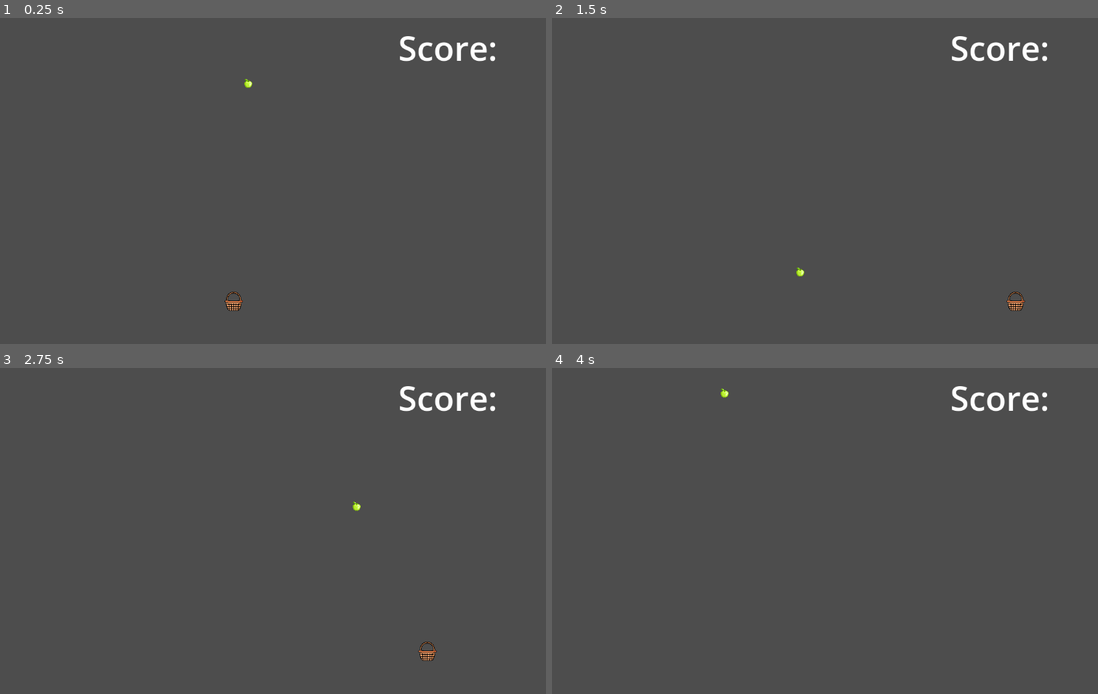
Above: before the commit, frames 1-4 (two rows, left to right).
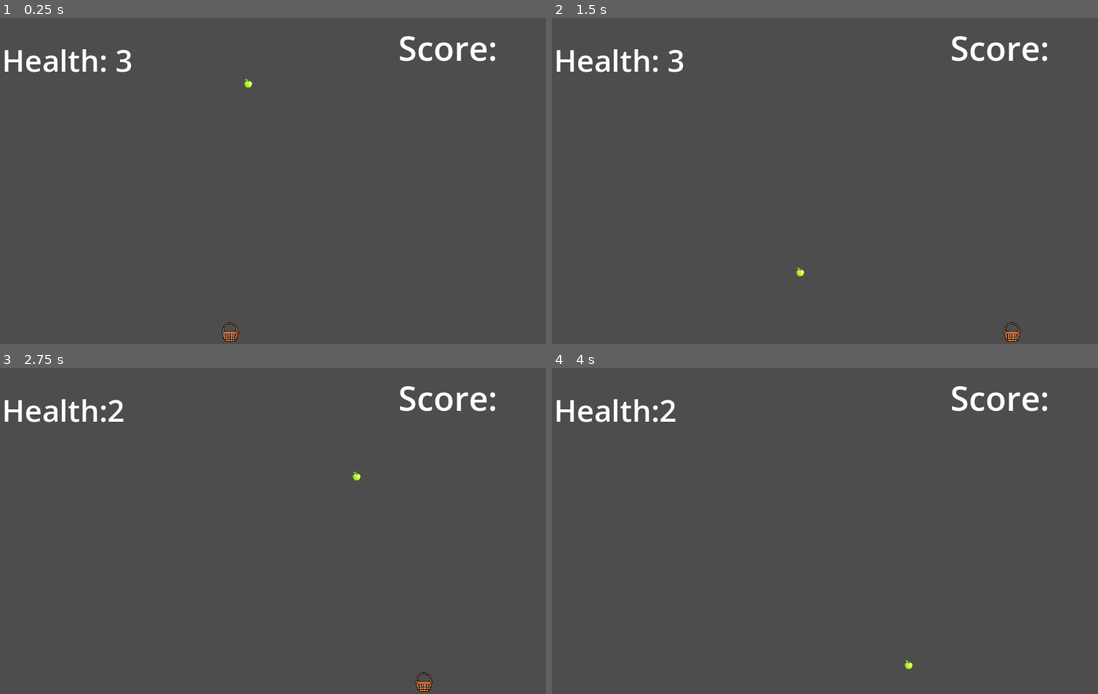
Above: after the commit, the same moments.

Repository: Milad704/Apple-Dropper
Game: Godot game, scene res://betterapple.tscn
The game is run twice, just before and just after one commit, with the same random seed, the same clock (stepped at 60 frames per second) and the same inputs. This scene is started directly instead of the project's main scene.
Inputs:
- Up to frame 1 (0.25 s): no input
- Up to frame 2 (1.5 s): tap Enter (ui_accept) at 0.5, 0.77 s; hold Right (ui_right) from 0.53 s (still down)
- Up to frame 3 (2.75 s): tap Enter (ui_accept) at 1.52 s; release Right (ui_right) at 2.03 s; hold Left (ui_left) from 2.03 s (still down)
- Up to frame 4 (4 s): release Left (ui_left) at 2.78 s; hold Right (ui_right) from 2.78 s (still down); tap Enter (ui_accept) at 3.02, 3.77 s

The runs differ from the first frame. In frame 1, 0.8% of the frame differs, in the area x 0-45%, y 9-100%; in frame 2, 0.8%; in frame 3, 0.9%, in the area x 0-81%, y 9-100%; in frame 4, 0.7%.

Commit message:
Added Hp

Diff:
--- a/appledropper/betterapple.gd
+++ b/appledropper/betterapple.gd
@@ -1,10 +1,21 @@
 extends CharacterBody2D
-
+var health = 3
+var health_label
 func _ready():
+	health_label = get_node("/root/Node2D/HPLabel")
 	velocity = Vector2(0, 300)
 
 func _physics_process(delta:float) -> void:
-	if position.y > 600:
+	if position.y > 660:
 		position.x = randi_range(0, 1100)
 		position.y = 0
 	move_and_slide();
+
+
+
+func _on_floor_body_entered(body):
+	health -= 1
+	health_label.text = "Health:" + str(health)
+	if health < 1:
+		get_tree().reload_current_scene()
+	pass # Replace with function body.
--- a/appledropper/betterapple.tscn
+++ b/appledropper/betterapple.tscn
@@ -11,10 +11,13 @@
 [sub_resource type="CircleShape2D" id="CircleShape2D_ef0tj"]
 radius = 9.0
 
+[sub_resource type="RectangleShape2D" id="RectangleShape2D_ef0tj"]
+size = Vector2(1155, 20)
+
 [node name="Node2D" type="Node2D"]
 
 [node name="Basket" type="Area2D" parent="."]
-position = Vector2(536, 566)
+position = Vector2(529, 627)
 script = ExtResource("1_be4px")
 metadata/_edit_group_ = true
 
@@ -48,4 +51,21 @@
 theme_override_font_sizes/font_size = 67
 text = "Score:"
 
+[node name="HPLabel" type="Label" parent="."]
+offset_left = 73.0
+offset_top = 42.0
+offset_right = 188.0
+offset_bottom = 86.0
+theme_override_font_sizes/font_size = 60
+text = "Health: 3"
+
+[node name="Floor" type="Area2D" parent="."]
+position = Vector2(518, 659)
+metadata/_edit_group_ = true
+
+[node name="CollisionShape2D" type="CollisionShape2D" parent="Floor"]
+position = Vector2(54.5, 0)
+shape = SubResource("RectangleShape2D_ef0tj")
+
 [connection signal="body_entered" from="Basket" to="Basket" method="_on_body_entered"]
+[connection signal="body_entered" from="Floor" to="Apple" method="_on_floor_body_entered"]
Not shown: 1 places in appledropper/betterapple.tscn that only renumber resources
